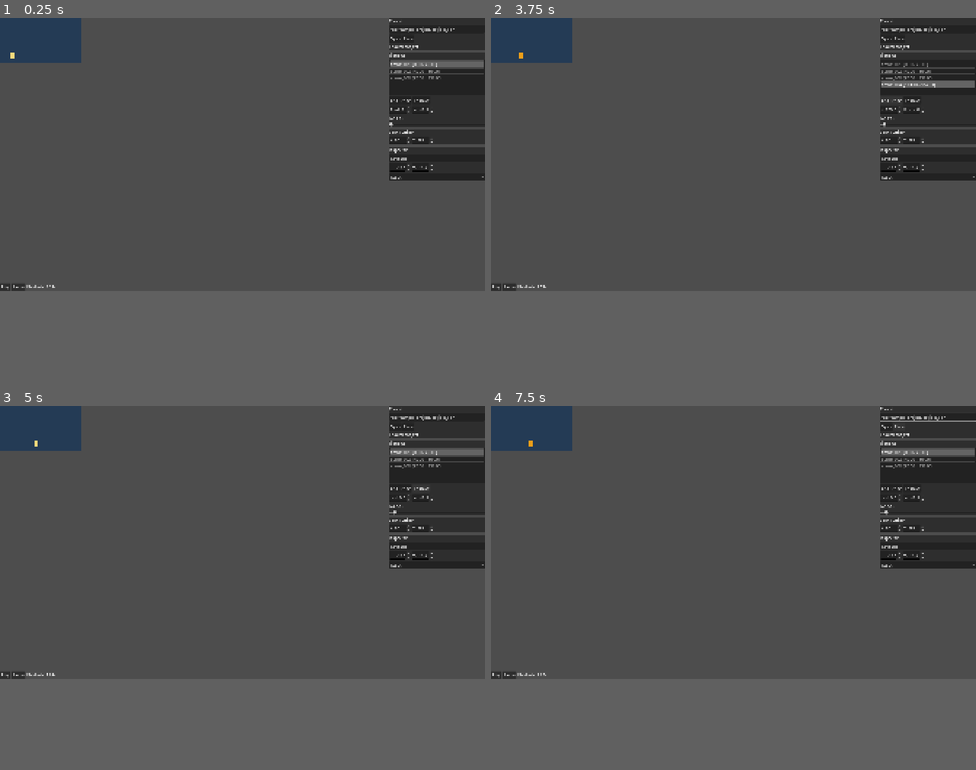
Above: before the commit, frames 1-4 (two rows, left to right).
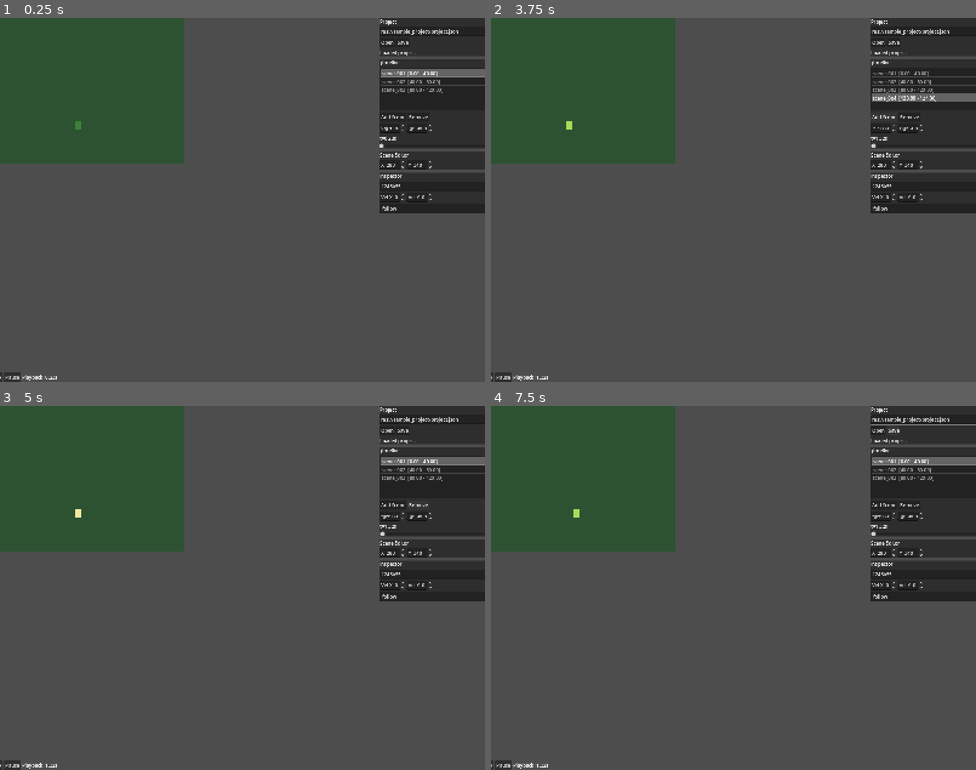
Above: after the commit, the same moments.

Repository: talgreen1/8bit-game-maker
Game: Godot game, scene res://scenes/App.tscn
Two runs of this game, one before a commit and one after it. Both use one fixed random seed, a clock stepped at 60 frames per second and the inputs below.
Inputs (mouse positions are in pixels of both pictures, inside the frame that each line leads up to):
- Up to frame 1 (0.25 s): no input
- Up to frame 2 (3.75 s): click (927, 159) at 0.5 s, where only the run after the commit has a clickable "follow"; click (495, 287) at 1.25 s, where only the run before the commit has a clickable "Play"; click (495, 287) at 2 s, where only the run before the commit has a clickable "Play"; click "Open" at 2.75 s; click "Add Scene" at 3.5 s
- Up to frame 3 (5 s): click "Remove" at 4.25 s
- Up to frame 4 (7.5 s): click (927, 566) at 5 s, where only the run before the commit has a clickable "static"; click "Pause" at 5.75 s; click "Save" at 6.5 s; hold Right (ui_right) from 7.28 s (still down)
In our replay, the window is 800x450 before the commit and 800x600 after it. These sizes can differ from the game's own. Grey fills any space a smaller window leaves; there, only what the larger window draws over its background counts as a difference.

The runs differ from the first frame. In frame 1, 21% of the frame differs, in the area x 0-100%, y 0-100%; in frame 2, 21%; in frame 3, 21%; in frame 4, 21%.
Error before the commit: Invalid assignment of property or key 'timeline' with value of type 'Array' on a base object of type 'RefCounted (ProjectModel)'. (res://scripts/App.gd:311)
Error after the commit: Invalid assignment of property or key 'timeline' with value of type 'Array' on a base object of type 'RefCounted (ProjectModel)'. (res://scripts/App.gd:312)

Commit message:
Create initial scene "Forest Walk" with player controls and updated resolutions

Diff:
--- a/project.godot
+++ b/project.godot
@@ -21,8 +21,8 @@
 
 [display]
 
-window/size/viewport_width=1920
-window/size/viewport_height=1080
+window/size/viewport_width=1600
+window/size/viewport_height=1200
 window/stretch/mode="canvas_items"
 
 [rendering]
--- a/sample_project/project.json
+++ b/sample_project/project.json
@@ -2,12 +2,12 @@
   "project_name": "Milestone 1 Demo",
   "fps": 60,
   "internal_resolution": [
-    320,
-    180
+    640,
+    480
   ],
   "output_resolution": [
-    1920,
-    1080
+    1600,
+    1200
   ],
   "audio_path": "",
   "timeline": [
--- a/sample_project/scenes/scene_001.json
+++ b/sample_project/scenes/scene_001.json
@@ -1,33 +1,57 @@
 {
-  "scene_name": "Runner Demo",
+  "scene_name": "Forest Walk",
   "background": {
-    "type": "static_color",
-    "color": "#243b55"
+    "type": "parallax",
+    "layers": [
+      {
+        "color": "#8ecf6b",
+        "alpha": 1.0
+      },
+      {
+        "color": "#6dab53",
+        "alpha": 0.9
+      },
+      {
+        "color": "#447a3f",
+        "alpha": 0.9
+      },
+      {
+        "color": "#2c5231",
+        "alpha": 1.0
+      }
+    ]
   },
   "actors": [
     {
-      "id": "runner",
+      "id": "forest_hero",
       "start_pos": [
-        36,
-        138
+        280,
+        340
       ],
       "velocity": [
-        20,
+        0,
         0
       ],
       "sprite_size": [
-        16,
-        24
+        20,
+        28
       ],
       "animation": {
         "name": "run",
-        "fps": 8,
+        "fps": 10,
         "colors": [
-          "#f0c13a",
-          "#ec9f19",
-          "#f6da7c"
+          "#f7e7a1",
+          "#a8db5a",
+          "#3d7f3a"
         ]
+      },
+      "control": {
+        "enabled": true,
+        "speed": 120
       }
     }
-  ]
+  ],
+  "camera": {
+    "mode": "follow"
+  }
 }
--- a/scenes/App.tscn
+++ b/scenes/App.tscn
@@ -22,7 +22,7 @@
 
 [node name="InternalViewport" type="SubViewport" parent="InternalViewportContainer" unique_id=642603260]
 handle_input_locally = false
-size = Vector2i(320, 180)
+size = Vector2i(640, 480)
 render_target_update_mode = 4
 
 [node name="WorldRoot" type="Node2D" parent="InternalViewportContainer/InternalViewport" unique_id=1962165849]
--- a/scripts/App.gd
+++ b/scripts/App.gd
@@ -52,7 +52,7 @@
 	_playback_clock.play()
 
 
-func _process(_delta: float) -> void:
+func _process(delta: float) -> void:
 	if _timeline_controller == null:
 		return
 
@@ -63,6 +63,7 @@
 
 	var local_t: float = _timeline_controller.get_scene_local_time(t)
 	_scene_runtime.update_time(local_t)
+	_scene_runtime.process_player_input(delta)
 
 	if _timeline_panel != null:
 		_timeline_panel.set_current_time(t)
--- a/scripts/runtime/SceneRuntime.gd
+++ b/scripts/runtime/SceneRuntime.gd
@@ -7,7 +7,11 @@
 var _actor_sprite: AnimatedSprite2D
 var _actor_start: Vector2 = Vector2.ZERO
 var _actor_velocity: Vector2 = Vector2.ZERO
+var _actor_position: Vector2 = Vector2.ZERO
+var _actor_size: Vector2i = Vector2i(16, 24)
 var _background_fill: Polygon2D
+var _player_control_enabled: bool = false
+var _player_move_speed: float = 80.0
 
 
 func _ready() -> void:
@@ -36,6 +40,10 @@
 	_clear_children(_actor_root)
 	_actor_start = Vector2.ZERO
 	_actor_velocity = Vector2.ZERO
+	_actor_position = Vector2.ZERO
+	_actor_size = Vector2i(16, 24)
+	_player_control_enabled = false
+	_player_move_speed = 80.0
 
 	_build_background(model, model.background)
 	_build_actor(model.actors[0] if not model.actors.is_empty() else {})
@@ -44,7 +52,25 @@
 func update_time(local_time: float) -> void:
 	if _actor_root == null:
 		return
-	_actor_root.position = _actor_start + (_actor_velocity * local_time)
+	if _player_control_enabled:
+		_actor_root.position = _actor_position
+		return
+	_actor_position = _actor_start + (_actor_velocity * local_time)
+	_actor_root.position = _actor_position
+
+
+func process_player_input(delta: float) -> void:
+	if not _player_control_enabled or _actor_root == null:
+		return
+	var input_dir := Vector2(
+		Input.get_action_strength("ui_right") - Input.get_action_strength("ui_left"),
+		Input.get_action_strength("ui_down") - Input.get_action_strength("ui_up")
+	)
+	if input_dir.length_squared() > 1.0:
+		input_dir = input_dir.normalized()
+	_actor_position += input_dir * _player_move_speed * delta
+	_clamp_actor_position()
+	_actor_root.position = _actor_position
 
 
 func _build_background(model: SceneModel, data: Dictionary) -> void:
@@ -97,7 +123,8 @@
 func _build_actor(data: Dictionary) -> void:
 	_actor_start = _array_to_vec2(data.get("start_pos", [32, 140]), Vector2(32, 140))
 	_actor_velocity = _array_to_vec2(data.get("velocity", [24, 0]), Vector2(24, 0))
-	_actor_root.position = _actor_start
+	_actor_position = _actor_start
+	_actor_root.position = _actor_position
 
 	_actor_sprite = AnimatedSprite2D.new()
 	_actor_sprite.centered = false
@@ -114,6 +141,7 @@
 			colors.append(Color(value))
 
 	var sprite_size: Vector2i = _array_to_vec2i(data.get("sprite_size", [16, 24]), Vector2i(16, 24))
+	_actor_size = sprite_size
 	var frames: SpriteFrames = SpriteFrames.new()
 	frames.add_animation("run")
 	frames.set_animation_loop("run", true)
@@ -123,6 +151,14 @@
 
 	_actor_sprite.sprite_frames = frames
 	_actor_sprite.play("run")
+
+	var control_data: Variant = data.get("control", {})
+	if typeof(control_data) == TYPE_DICTIONARY:
+		var control: Dictionary = control_data
+		_player_control_enabled = bool(control.get("enabled", false))
+		_player_move_speed = float(control.get("speed", 80.0))
+	_clamp_actor_position()
+	_actor_root.position = _actor_position
 
 
 func _clear_children(node: Node) -> void:
@@ -166,8 +202,10 @@
 
 func set_actor_start_position(value: Vector2) -> void:
 	_actor_start = value
+	_actor_position = value
+	_clamp_actor_position()
 	if _actor_root != null:
-		_actor_root.position = _actor_start
+		_actor_root.position = _actor_position
 
 
 func get_actor_velocity() -> Vector2:
@@ -205,3 +243,10 @@
 	var image := Image.create(size.x, size.y, false, Image.FORMAT_RGBA8)
 	image.fill(color)
 	return ImageTexture.create_from_image(image)
+
+
+func _clamp_actor_position() -> void:
+	var max_x: float = maxf(0.0, float(_internal_resolution.x - _actor_size.x))
+	var max_y: float = maxf(0.0, float(_internal_resolution.y - _actor_size.y))
+	_actor_position.x = clampf(_actor_position.x, 0.0, max_x)
+	_actor_position.y = clampf(_actor_position.y, 0.0, max_y)
Not shown, changed: README.md
